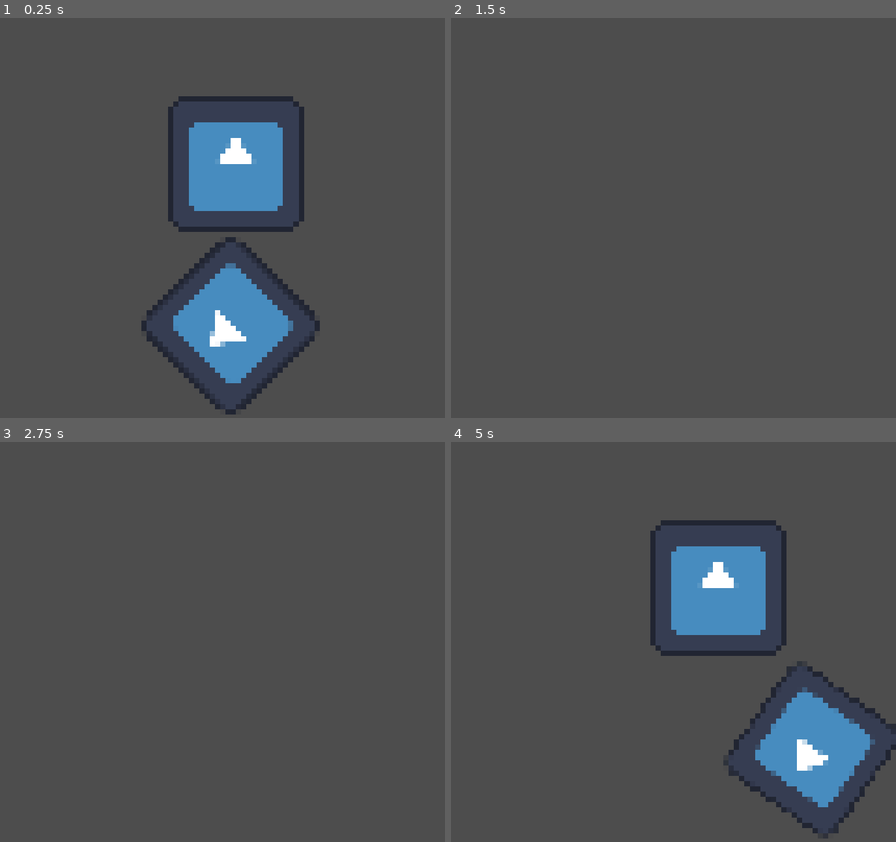
Above: before the commit, frames 1-4 (two rows, left to right).
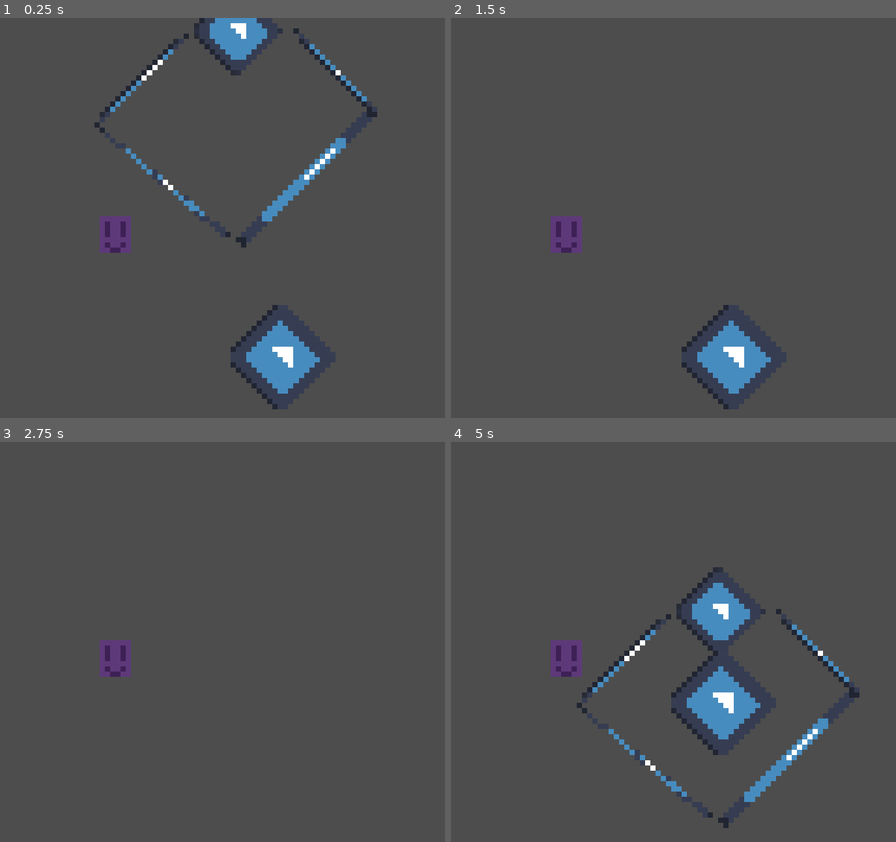
Above: after the commit, the same moments.

Repository: ThisIsL3TUM/Global-Gay-Jam-2025
Game: Godot game, scene res://physics.tscn
Two runs of this game, one before a commit and one after it. Both use one fixed random seed, a clock stepped at 60 frames per second and the inputs below. The engine's default icon, where the game draws it, is replaced by a stand-in: a white triangle on a blue panel in a dark square.
Inputs (mouse positions are in pixels of both pictures, inside the frame that each line leads up to):
- Up to frame 1 (0.25 s): no input
- Up to frame 2 (1.5 s): tap Enter at 0.5 s; move the mouse to (771, 206) at 0.52 s; hold D (right) 0.53-1.28 s; click (771, 206) at 0.6 s; move the mouse to (584, 246) at 1.27 s; hold A (left) from 1.28 s (still down); click (584, 246) at 1.35 s
- Up to frame 3 (2.75 s): move the mouse to (267, 558) at 2.02 s; release A (left) at 2.03 s; hold D (right) from 2.03 s (still down); click (267, 558) at 2.1 s
- Up to frame 4 (5 s): move the mouse to (651, 734) at 2.77 s; click (651, 734) at 2.85 s; tap Space at 3.5 s; move the mouse to (807, 714) at 3.52 s; release D (right) at 3.53 s; hold A (left) from 3.53 s (still down); click (807, 714) at 3.6 s; tap Enter at 4.25 s; move the mouse to (540, 590) at 4.27 s; click (540, 590) at 4.35 s

The runs differ from the first frame. In frame 1, 16% of the frame differs, in the area x 21-85%, y 0-100%; in frame 2, 2.5%; in frame 3, 0.6%; in frame 4, 14%.

Commit message:
crane go down!!!!!!!!!!

Diff:
--- a/mainScene.tscn
+++ b/mainScene.tscn
@@ -50,7 +50,6 @@
 
 [node name="CollisionShape2D" type="CollisionShape2D" parent="Rail Prototype"]
 position = Vector2(0, -76)
-scale = Vector2(1, 1)
 shape = SubResource("RectangleShape2D_dvsgr")
 
 [node name="Sprite2D" type="Sprite2D" parent="Rail Prototype"]
@@ -62,7 +61,6 @@
 
 [node name="CollisionShape2D" type="CollisionShape2D" parent="Rail Prototype2"]
 position = Vector2(0, 72)
-scale = Vector2(1, 1)
 shape = SubResource("RectangleShape2D_dvsgr")
 
 [node name="Sprite2D" type="Sprite2D" parent="Rail Prototype2"]
--- a/physics.tscn
+++ b/physics.tscn
@@ -1,56 +1,99 @@
-[gd_scene load_steps=6 format=3 uid="uid://c2l1thn6f706x"]
+[gd_scene load_steps=9 format=3 uid="uid://c2l1thn6f706x"]
 
 [ext_resource type="Texture2D" uid="uid://cw0feuepqvfm" path="res://icon.svg" id="1_eedjh"]
 [ext_resource type="Script" path="res://scripts/claw.gd" id="2_he3e6"]
-
-[sub_resource type="RectangleShape2D" id="RectangleShape2D_jk5r3"]
-size = Vector2(130, 132)
+[ext_resource type="Texture2D" uid="uid://pbpqyq6ancjy" path="res://sprite_test-game_jam.png" id="2_vsmxe"]
+[ext_resource type="Script" path="res://scripts/grabber.gd" id="3_4sjxh"]
 
 [sub_resource type="RectangleShape2D" id="RectangleShape2D_m2ujs"]
 size = Vector2(136, 138)
 
-[sub_resource type="RectangleShape2D" id="RectangleShape2D_kal1k"]
+[sub_resource type="RectangleShape2D" id="RectangleShape2D_uvniq"]
+size = Vector2(51.2653, 47.7297)
+
+[sub_resource type="RectangleShape2D" id="RectangleShape2D_hcode"]
+size = Vector2(118.876, 118.119)
+
+[sub_resource type="CircleShape2D" id="CircleShape2D_pv3uw"]
+radius = 122.556
 
 [node name="Node2D" type="Node2D"]
 
-[node name="claw_link_1" type="RigidBody2D" parent="."]
-position = Vector2(2, 38)
-rotation = -2.3523
-angular_damp = 5.0
-
-[node name="CollisionShape2D" type="CollisionShape2D" parent="claw_link_1"]
-position = Vector2(-1, -1)
-scale = Vector2(0.4, 0.4)
-shape = SubResource("RectangleShape2D_jk5r3")
-
-[node name="Sprite2D2" type="Sprite2D" parent="claw_link_1"]
-scale = Vector2(0.4, 0.4)
-texture = ExtResource("1_eedjh")
-
-[node name="PinJoint2D" type="PinJoint2D" parent="."]
-position = Vector2(2, -26)
-node_a = NodePath("../Area2D/claw body")
-node_b = NodePath("../claw_link_1")
-angular_limit_enabled = true
-angular_limit_upper = 0.0174533
-
-[node name="Area2D" type="Area2D" parent="."]
-position = Vector2(3, -25)
+[node name="claw" type="Area2D" parent="."]
+position = Vector2(6, -76)
+rotation = 0.785398
 scale = Vector2(0.4, 0.4)
 script = ExtResource("2_he3e6")
 
-[node name="CollisionShape2D" type="CollisionShape2D" parent="Area2D"]
-position = Vector2(0, 3)
+[node name="CollisionShape2D" type="CollisionShape2D" parent="claw"]
+position = Vector2(0, 2.5)
+scale = Vector2(0.5, 0.5)
 shape = SubResource("RectangleShape2D_m2ujs")
 
-[node name="Sprite2D" type="Sprite2D" parent="Area2D"]
+[node name="Sprite2D" type="Sprite2D" parent="claw"]
+position = Vector2(0, 2.5)
+scale = Vector2(0.5, 0.5)
 texture = ExtResource("1_eedjh")
 
-[node name="claw body" type="StaticBody2D" parent="Area2D"]
-position = Vector2(2.38419e-06, 4.76837e-06)
+[node name="left_arm_1" type="Sprite2D" parent="claw"]
+position = Vector2(-31.8198, 102.53)
+scale = Vector2(0.0487895, 1)
+texture = ExtResource("1_eedjh")
 
-[node name="CollisionShape2D" type="CollisionShape2D" parent="Area2D/claw body"]
-shape = SubResource("RectangleShape2D_kal1k")
+[node name="left_arm_2" type="Sprite2D" parent="claw/left_arm_1"]
+position = Vector2(1746.63, 53.5596)
+rotation = 0.569118
+scale = Vector2(0.090275, 25.649)
+skew = 0.997957
+texture = ExtResource("1_eedjh")
+
+[node name="right_arm_1" type="Sprite2D" parent="claw"]
+position = Vector2(94.0885, -33.5876)
+scale = Vector2(0.895716, 0.0386284)
+texture = ExtResource("1_eedjh")
+
+[node name="right_arm_2" type="Sprite2D" parent="claw"]
+position = Vector2(144.957, 56.5685)
+scale = Vector2(0.0679584, 1.41388)
+texture = ExtResource("1_eedjh")
+
+[node name="socket" type="Node2D" parent="claw"]
+position = Vector2(58.3363, 61.8718)
+
+[node name="socket_area" type="Area2D" parent="claw/socket"]
+position = Vector2(3.53553, 3.53554)
+script = ExtResource("3_4sjxh")
+
+[node name="CollisionShape2D" type="CollisionShape2D" parent="claw/socket/socket_area"]
+position = Vector2(-13.2583, -11.4905)
+shape = SubResource("RectangleShape2D_uvniq")
 
 [node name="Camera2D" type="Camera2D" parent="."]
 zoom = Vector2(0.5, 0.5)
+
+[node name="SpriteTest-gameJam" type="Sprite2D" parent="."]
+position = Vector2(-42, 2)
+scale = Vector2(2, 2)
+texture = ExtResource("2_vsmxe")
+
+[node name="bubble_1_sprite" type="Sprite2D" parent="."]
+position = Vector2(22, 50)
+rotation = 0.785398
+scale = Vector2(0.249827, 0.245442)
+texture = ExtResource("1_eedjh")
+
+[node name="bubble_1" type="RigidBody2D" parent="bubble_1_sprite"]
+gravity_scale = 0.0
+
+[node name="CollisionShape2D" type="CollisionShape2D" parent="bubble_1_sprite/bubble_1"]
+position = Vector2(0, -1.44049)
+shape = SubResource("RectangleShape2D_hcode")
+
+[node name="grabable_area" type="Area2D" parent="bubble_1_sprite/bubble_1"]
+position = Vector2(2.83039, 2.88095)
+scale = Vector2(0.44209, -0.379891)
+
+[node name="CollisionShape2D" type="CollisionShape2D" parent="bubble_1_sprite/bubble_1/grabable_area"]
+shape = SubResource("CircleShape2D_pv3uw")
+
+[connection signal="area_entered" from="bubble_1_sprite/bubble_1/grabable_area" to="claw/socket/socket_area" method="_on_grabable_area_area_entered"]
--- a/project.godot
+++ b/project.godot
@@ -37,7 +37,16 @@
 "events": [Object(InputEventKey,"resource_local_to_scene":false,"resource_name":"","device":-1,"window_id":0,"alt_press …(192 unchanged characters)…
 ]
 }
+grab={
+"deadzone": 0.5,
+"events": [Object(InputEventMouseButton,"resource_local_to_scene":false,"resource_name":"","device":-1,"window_id":0,"alt_pressed":false,"shift_pressed":false,"ctrl_pressed":false,"meta_pressed":false,"button_mask":0,"position":Vector2(0, 0),"global_position":Vector2(0, 0),"factor":1.0,"button_index":1,"canceled":false,"pressed":false,"double_click":false,"script":null)
+]
+}
 
 [rendering]
 
+textures/canvas_textures/default_texture_filter=0
 2d/snap/snap_2d_transforms_to_pixel=true
+2d/snap/snap_2d_vertices_to_pixel=true
+2d/hdr_2d=false
+2d/canvas_textures/default_texture_repeat=1
--- /dev/null
+++ b/scripts/grabber.gd
@@ -0,0 +1,49 @@
+extends Area2D
+# ALL JANK NO LOGICAL CODE
+var contacts = []
+var bubble_1
+var attached = false
+var object_on_claw
+var claw
+@export var claw_down_distance = 100
+@export var claw_speed = 20
+var destination = Vector2.ZERO
+var moves_to_make = 3
+var claw_timer_running = false
+
+# Called when the node enters the scene tree for the first time.
+func _ready() -> void:
+	bubble_1 = get_node("/root/Node2D/bubble_1_sprite")
+	claw = get_node("/root/Node2D/claw")
+	print(bubble_1)
+
+
+
+
+	if Input.is_action_just_pressed("grab"):
+		#code for birnging claw down
+		#move the arm down
+		#amount of moves to make
+		moves_to_make = claw_down_distance / claw_speed
+		self.global_position
+		attached = false
+
+
+# Called every frame. 'delta' is the elapsed time since the previous frame.
+func _process(delta: float) -> void:
+	if moves_to_make != 0 && claw_timer_running == false:
+		claw_timer_running = true
+		await get_tree().create_timer(1.0).timeout
+		claw_timer_running = false
+		print("gay")
+		claw.global_position.y += claw_speed
+		moves_to_make -= 1
+
+	if attached == true:
+		object_on_claw.global_position = self.global_position
+
+
+
+func _on_grabable_area_area_entered(area: Area2D) -> void:
+	object_on_claw = bubble_1
+	attached = true
